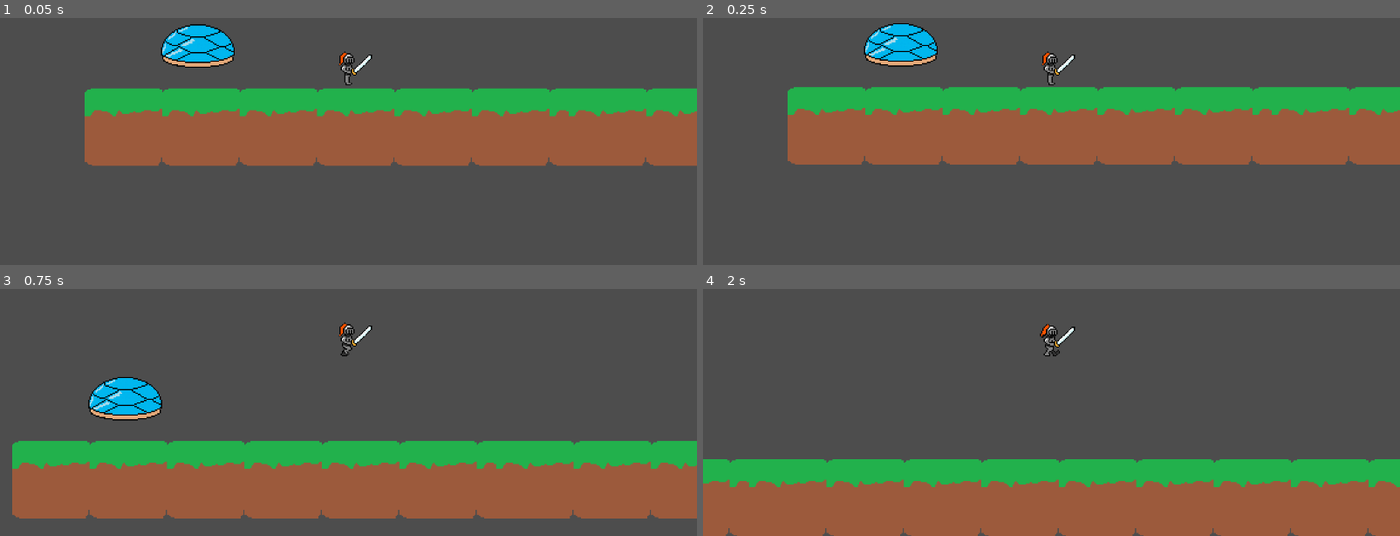
Above: before the commit, frames 1-4 (two rows, left to right).
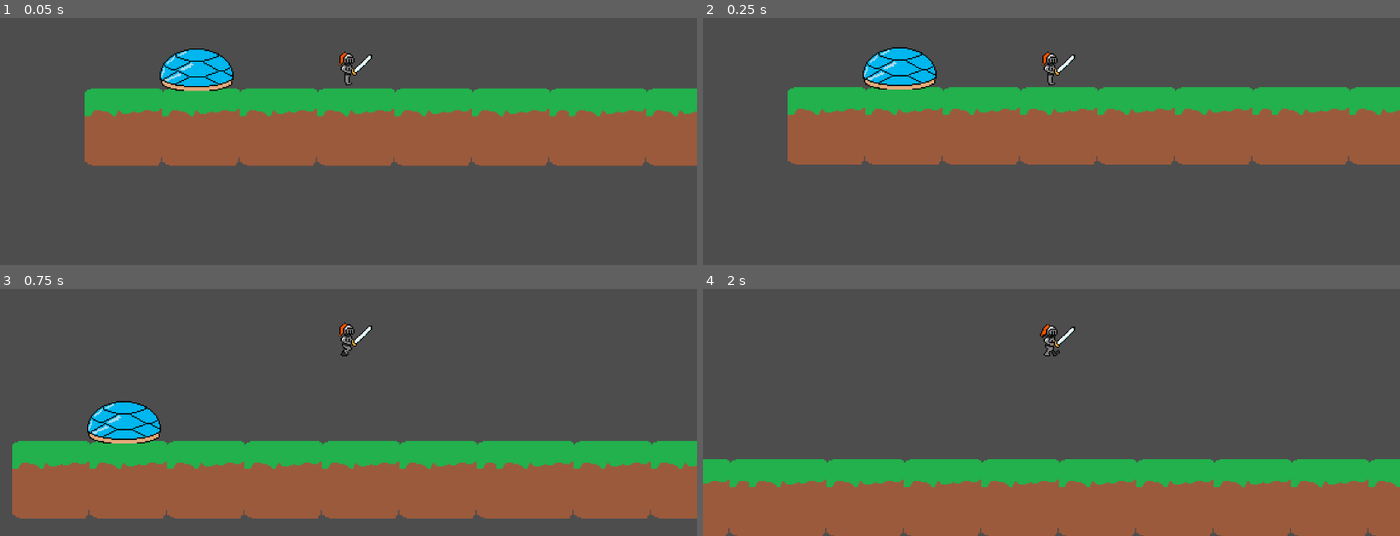
Above: after the commit, the same moments.

Repository: pbagnoud/trijam311
Game: Godot game, scene res://scene/main.tscn
Two runs of this game, one before a commit and one after it. Both use one fixed random seed, a clock stepped at 60 frames per second and the inputs below.
Inputs:
- Up to frame 1 (0.05 s): no input
- Up to frame 2 (0.25 s): no input
- Up to frame 3 (0.75 s): tap Enter (ui_accept) at 0.5 s; hold Right (ui_right) from 0.53 s (still down)
- Up to frame 4 (2 s): keep holding Right (ui_right); tap Enter (ui_accept) at 0.77, 1.52 s

The runs differ from the first frame. In frame 1, 2.4% of the frame differs, in the area x 22-34%, y 2-30%; in frame 2, 2.3%; in frame 3, 2.3%; in frame 4, nothing differs.

Commit message:
descendre la carapace

Diff:
--- a/trijam311/scene/boss.tscn
+++ b/trijam311/scene/boss.tscn
@@ -1,9 +1,9 @@
 [gd_scene load_steps=8 format=3 uid="uid://c74xxvv5fksis"]
 
 [ext_resource type="Script" path="res://script/boss.gd" id="1_vfun5"]
-[ext_resource type="Texture2D" uid="uid://de56p12tpxw02" path="res://asset/boss carapace.png" id="2_bdm18"]
 [ext_resource type="Texture2D" uid="uid://wpi4k0ygqccu" path="res://asset/boss dragon.png" id="3_rl7md"]
 [ext_resource type="Script" path="res://script/area_around_boss.gd" id="4_561qw"]
+[ext_resource type="Texture2D" uid="uid://02sucom05i4y" path="res://asset/boss carapace basse.png" id="4_syssr"]
 
 [sub_resource type="RectangleShape2D" id="RectangleShape2D_sg3tq"]
 size = Vector2(64, 62)
@@ -18,7 +18,7 @@
 "texture": ExtResource("3_rl7md")
 }, {
 "duration": 1.0,
-"texture": ExtResource("2_bdm18")
+"texture": ExtResource("4_syssr")
 }],
 "loop": true,
 "name": &"boss_animation",
--- a/trijam311/scene/main.tscn
+++ b/trijam311/scene/main.tscn
@@ -2,16 +2,11 @@
 
 [ext_resource type="Script" path="res://script/main.gd" id="1_seciw"]
 [ext_resource type="Texture2D" uid="uid://bv8so10pn41s2" path="res://asset/floor_placeholder.png" id="2_lefjs"]
-
-
 [ext_resource type="PackedScene" uid="uid://b7d0jyvehlppx" path="res://scene/Character.tscn" id="3_qysgs"]
-[ext_resource type="PackedScene" path="res://scene/boss.tscn" id="4_dfo6j"]
-[ext_resource type="PackedScene" path="res://scene/fireball.tscn" id="5_4bfyv"]
-
+[ext_resource type="PackedScene" uid="uid://c74xxvv5fksis" path="res://scene/boss.tscn" id="4_dfo6j"]
+[ext_resource type="PackedScene" uid="uid://l0ckss6wxr26" path="res://scene/fireball.tscn" id="5_4bfyv"]
 [ext_resource type="Texture2D" uid="uid://c7xfb6l25y2n3" path="res://asset/background.png" id="6_4vopv"]
-
-[ext_resource type="PackedScene" path="res://scene/Boss_healthbar.tscn" id="7_r1egk"]
-
+[ext_resource type="PackedScene" uid="uid://bg55aby51yiv2" path="res://scene/Boss_healthbar.tscn" id="7_r1egk"]
 
 [sub_resource type="TileSetAtlasSource" id="TileSetAtlasSource_f0eti"]
 texture = ExtResource("2_lefjs")
Binary file added: trijam311/asset/boss carapace basse.png
Not shown, added: trijam311/asset/boss carapace basse.png.import
